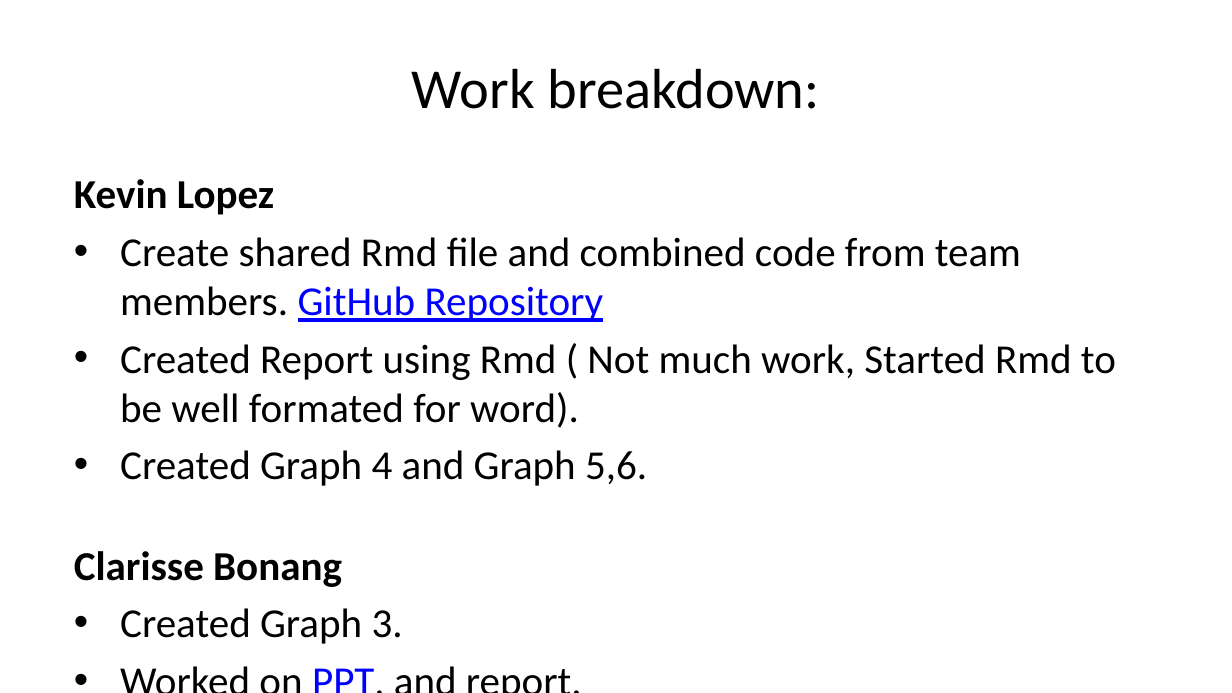
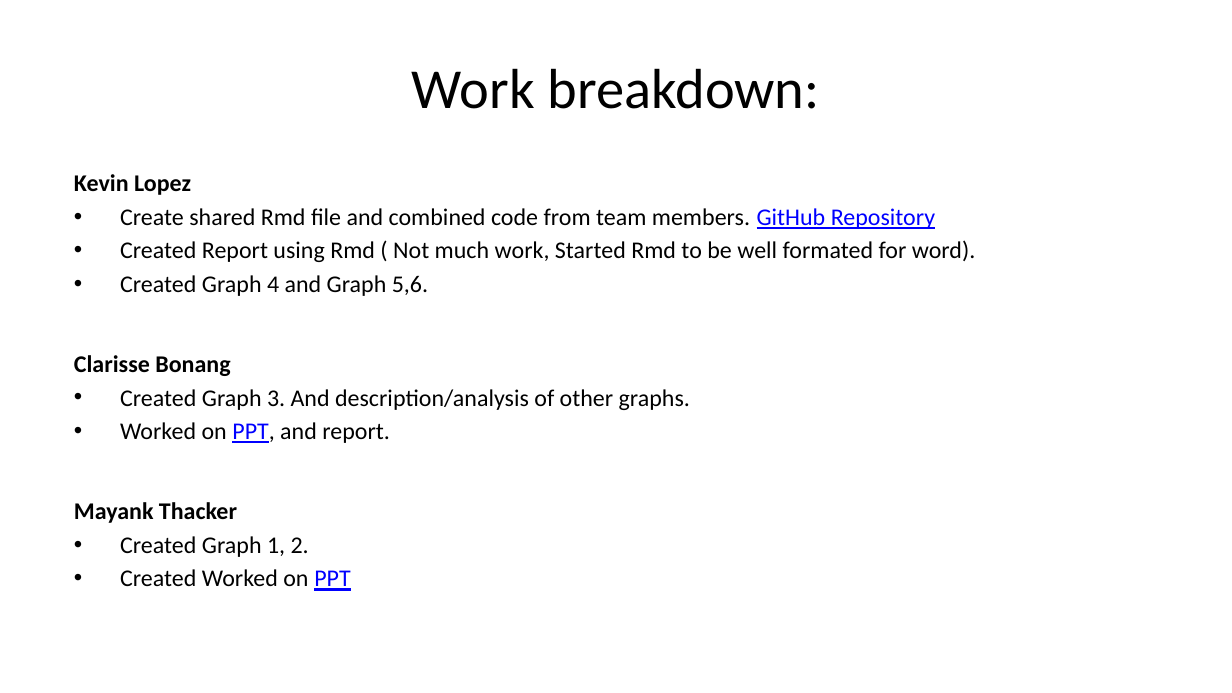
Before and after one commit to KevinDLopez/CECS450-Project1, a slide deck: slide 2 of Project_code.pptx. Drawn at 1232x693 pixels with LibreOffice and Linux fonts; fonts in the diff are those of the drawing. Boxes give left, top, right and bottom in pixels: in the first picture for what was removed or moved away, otherwise in the second. Text is boxed around its words. In the diff, an @@ line names an element or a change of style, - is before the commit and + after.

Commit message:
Generated PDF report

```diff
--- a/Project_code.pptx
+++ b/Project_code.pptx
@@ text at box(74, 174, 976, 591): size 24 to 14 pt in "Kevin Lopez", "Create shared Rmd file and combined code ...", "Created Report using Rmd ( Not much ...", "Created Graph 4 and Graph 5,6." and 5 more places; less space between paragraphs @@
@@ text at box(120, 389, 690, 410): text changed; size 24 to 14 pt @@
-• Created Graph 3.
+• Created Graph 3. And description/analysis of other graphs.
```
Also in this commit, not shown: 6 other slides changed, 1 slide removed, 3 other files.
